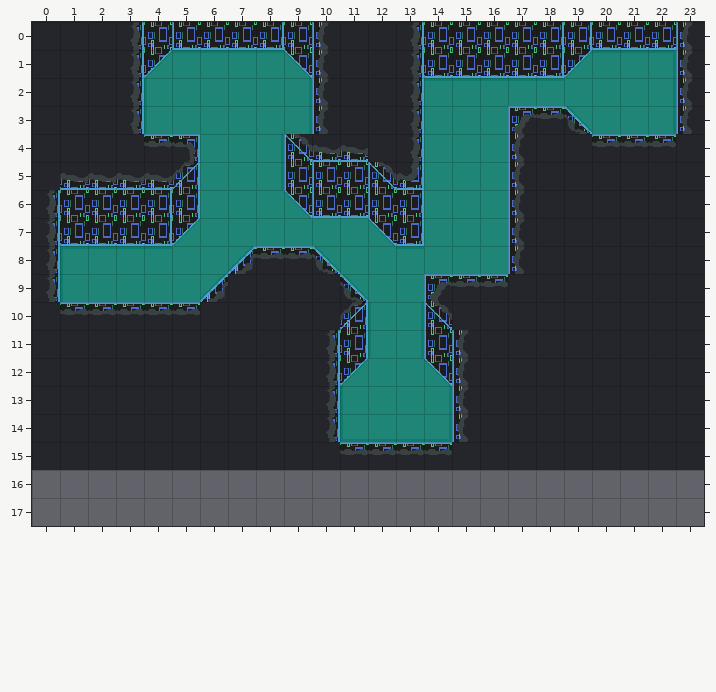
Level history. Tiled map: KaomojiFighters/Content/OwOWorld.tmx. The picture above is the old version.
Cells are 32x32 px. Shown: x 0..23, y 0..17.
New version:
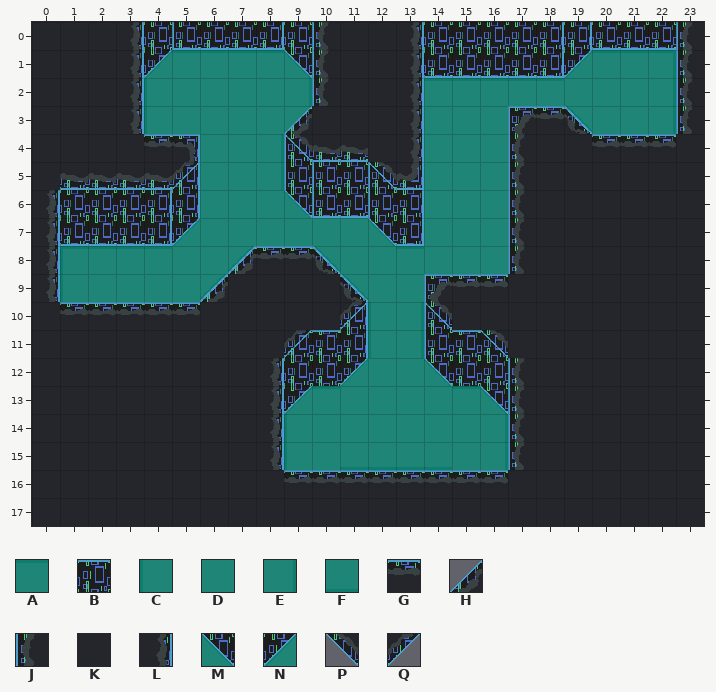
Key: from "OwOWorldTileset": A 1, B 4, C 6, D 7, E 8, F 13, G 19, H 23, J 24, K 25, L 26, M 27, N 28, P 34, Q 35.
_ is an empty cell.
Tiles replaced or removed in this view: G, J, K, L.
What changed:
Changed rows in their new state; . is an unchanged cell.
Layer "Tile Layer 1":
first column x 9:
13 NA....AM
14 CD....DE
15 CDFFFFDE
Layer "highTile":
first column x 9:
 3 HK
first column x 0:
11 .........QB....BP.......
12 ........L__....__J......
13 ........L__....__J......
14 ........L__....__J......
15 ........L________J......
16 KKKKKKKKKGGGGGGGGKKKKKKK
17 KKKKKKKKKKKKKKKKKKKKKKKK
Pixel boxes of the changes (left, top, right, bottom) in both pictures:
changed: (284, 106, 329, 134)
changed: (32, 330, 704, 526)
